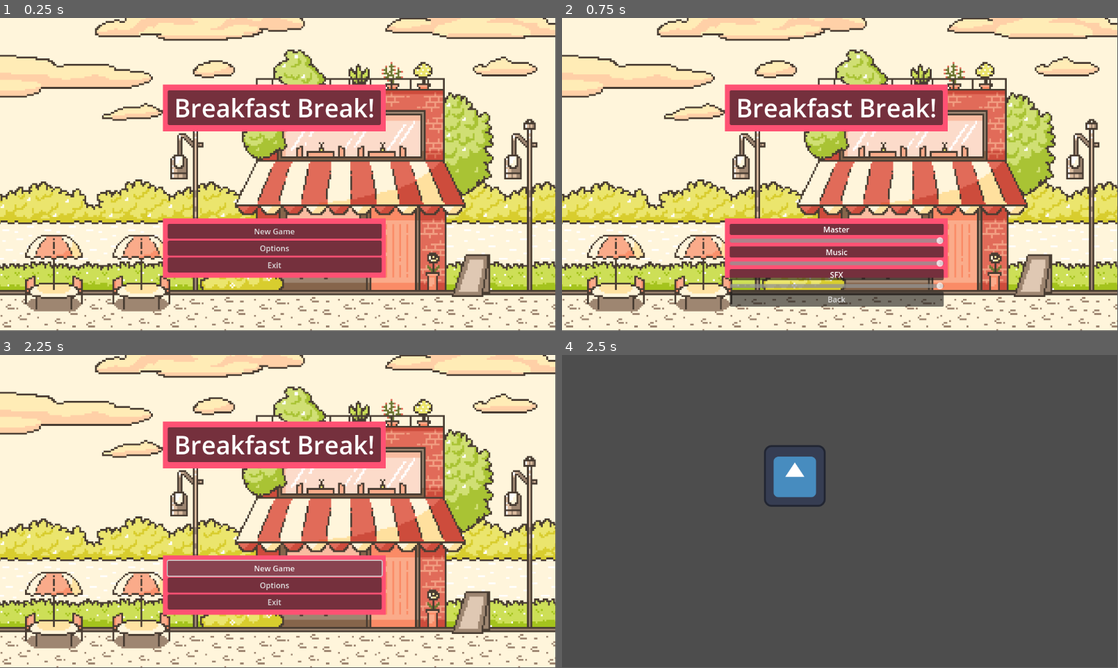
Above: before the commit, frames 1-4 (two rows, left to right).
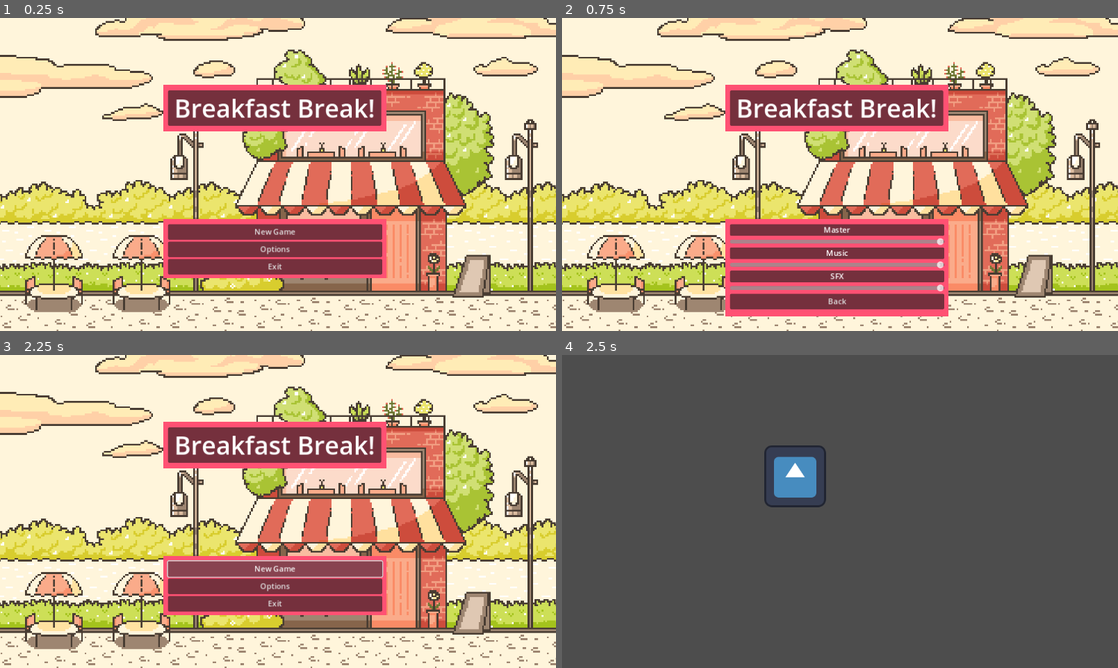
Above: after the commit, the same moments.

Repository: HenBarper/Breakfast_Break
Game: Godot game, scene res://Scenes/Main_Menu.tscn
Two runs of this game, one before a commit and one after it. Both use one fixed random seed, a clock stepped at 60 frames per second and the inputs below. The engine's default icon, where the game draws it, is replaced by a stand-in: a white triangle on a blue panel in a dark square.
Inputs:
- Up to frame 1 (0.25 s): no input
- Up to frame 2 (0.75 s): click "Options" at 0.5 s
- Up to frame 3 (2.25 s): click "Back" at 1.25 s; click "New Game" at 2 s
- Up to frame 4 (2.5 s): no input
In our replay, the window is 799x449 before the commit and 800x450 after it. These sizes can differ from the game's own. Grey fills any space a smaller window leaves; there, only what the larger window draws over its background counts as a difference.

The runs differ from the first frame. In frame 1, 12% of the frame differs, in the area x 0-100%, y 0-100%; in frame 2, 16%; in frame 3, 12%; in frame 4, 0.1%.

Commit message:
Fixed rect view and stretched canvas elements for build

Diff:
--- a/Scenes/Main_Menu.tscn
+++ b/Scenes/Main_Menu.tscn
@@ -29,6 +29,15 @@
 offset_top = 417.0
 offset_right = 800.0
 offset_bottom = 540.0
+size_flags_horizontal = 4
+color = Color(1, 0.317647, 0.45098, 1)
+
+[node name="ColorRect3" type="ColorRect" parent="."]
+visible = false
+offset_left = 338.0
+offset_top = 417.0
+offset_right = 800.0
+offset_bottom = 619.0
 size_flags_horizontal = 4
 color = Color(1, 0.317647, 0.45098, 1)
 
--- a/Scripts/Main_Menu.gd
+++ b/Scripts/Main_Menu.gd
@@ -4,6 +4,7 @@
 @onready var option_container = $Control/MarginContainer/OptionContainer
 @onready var start_timer = $StartTimer
 @onready var quit_timer = $QuitTimer
+@onready var color_rect_3 = $ColorRect3
 
 
 func _on_play_pressed():
@@ -13,6 +14,7 @@
 func _on_options_pressed():
 	$ButtonPress.play()
 	main_menu_container.visible = false
+	color_rect_3.visible = true
 	option_container.visible = true
 
 func _on_exit_pressed():
@@ -22,6 +24,7 @@
 func _on_back_pressed():
 	$ButtonPress.play()
 	option_container.visible = false
+	color_rect_3.visible = false
 	main_menu_container.visible = true
 
 
--- a/project.godot
+++ b/project.godot
@@ -14,6 +14,10 @@
 run/main_scene="res://Scenes/Main_Menu.tscn"
 config/features=PackedStringArray("4.1", "GL Compatibility")
 
+[display]
+
+window/stretch/mode="canvas_items"
+
 [rendering]
 
 renderer/rendering_method="gl_compatibility"
Not shown, added: export_presets.cfg
